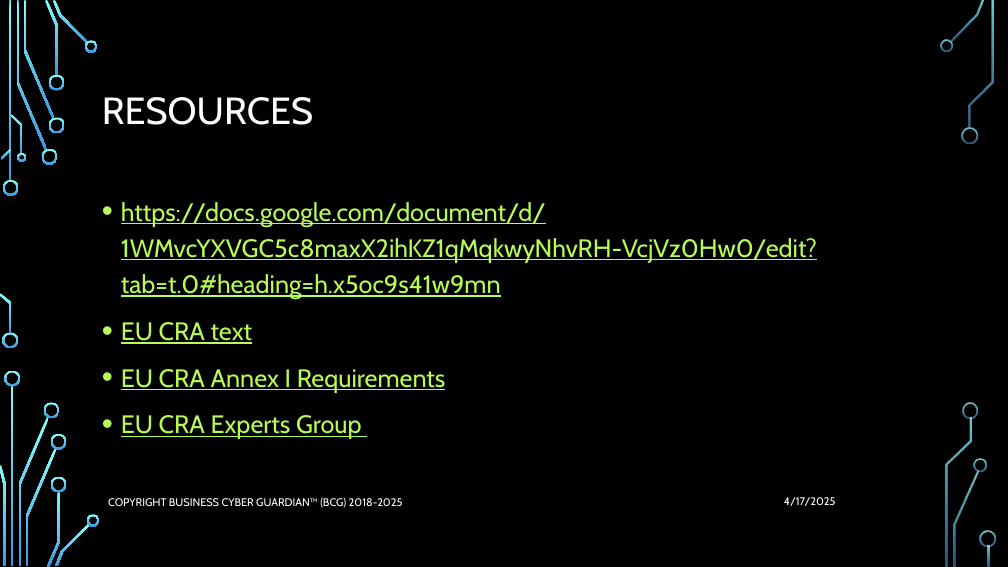
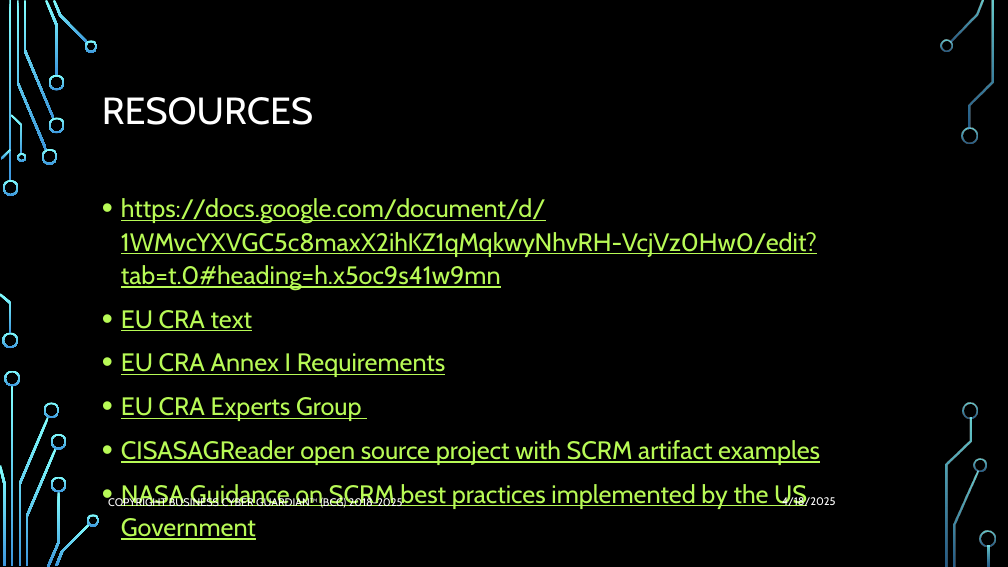
Before and after one commit to rjb4standards/CISASAGReader, a slide deck: slide 3 of 2025-0417-OWASP-AMHERST-EUCRA-OVERVIEW.pptx. Drawn at 1008x567 pixels with LibreOffice and Linux fonts; fonts in the diff are those of the drawing; background and template pictures are left out. Boxes give left, top, right and bottom in pixels: in the first picture for what was removed or moved away, otherwise in the second. Text is boxed around its words. In the diff, an @@ line names an element or a change of style, - is before the commit and + after.

```diff
--- a/2025-0417-OWASP-AMHERST-EUCRA-OVERVIEW.pptx
+++ b/2025-0417-OWASP-AMHERST-EUCRA-OVERVIEW.pptx
@@ text at bbox=[121, 198, 817, 421]: line spacing 1.2 to 1.1 @@
@@ text at bbox=[121, 440, 820, 540]: paragraphs added @@
+• CISASAGReader open source project with SCRM artifact examples
+• NASA Guidance on SCRM best practices implemented by the US Government
@@ text at bbox=[782, 496, 836, 506]: text changed @@
-4/17/2025
+4/18/2025
```
Also in this commit, not shown: 3 other slides changed.
